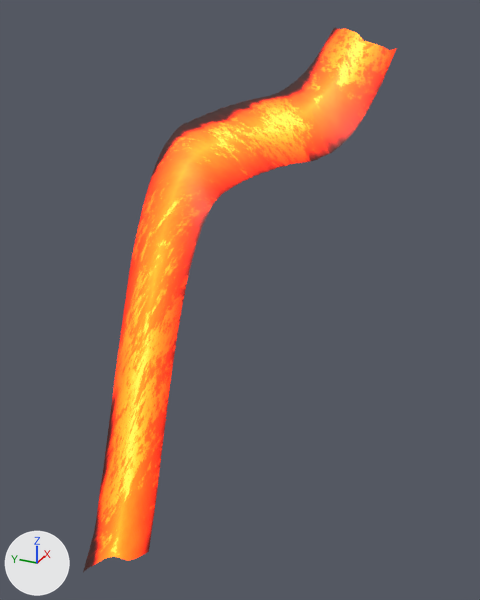
What one commit did to the glTF model flow_0_1.glb.
Camera for both pictures: a 50 mm camera at (-63.9, 2.5, 72.2) aimed at (-34.4, 15.8, 57.5). Arrows for +X, +Y and +Z are at lower left; the lights stay in place. The first picture is the older version.
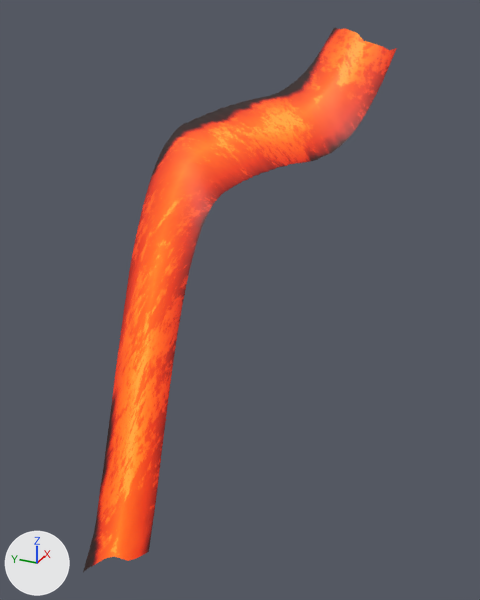
The change, as JSON lines over the scene's bpy script:
```json
{"block": "mat_material_0", "where": "n0 = _N.new('ShaderNodeBsdfPrincipled'); n0.name = 'Principled BSDF'"}
{"op": "set", "path": "n0.inputs[28].default_value", "old": "2.6", "new": "1.0", "note": "'Emission Strength'"}
```

Location of each change, (x1, y1, x2, y2) in pixels of the pictures (480 x 600 px):
```json
{"object": "Mesh_0", "change": "surface changed", "before": [84, 28, 397, 570], "after": [84, 28, 397, 570]}
```
